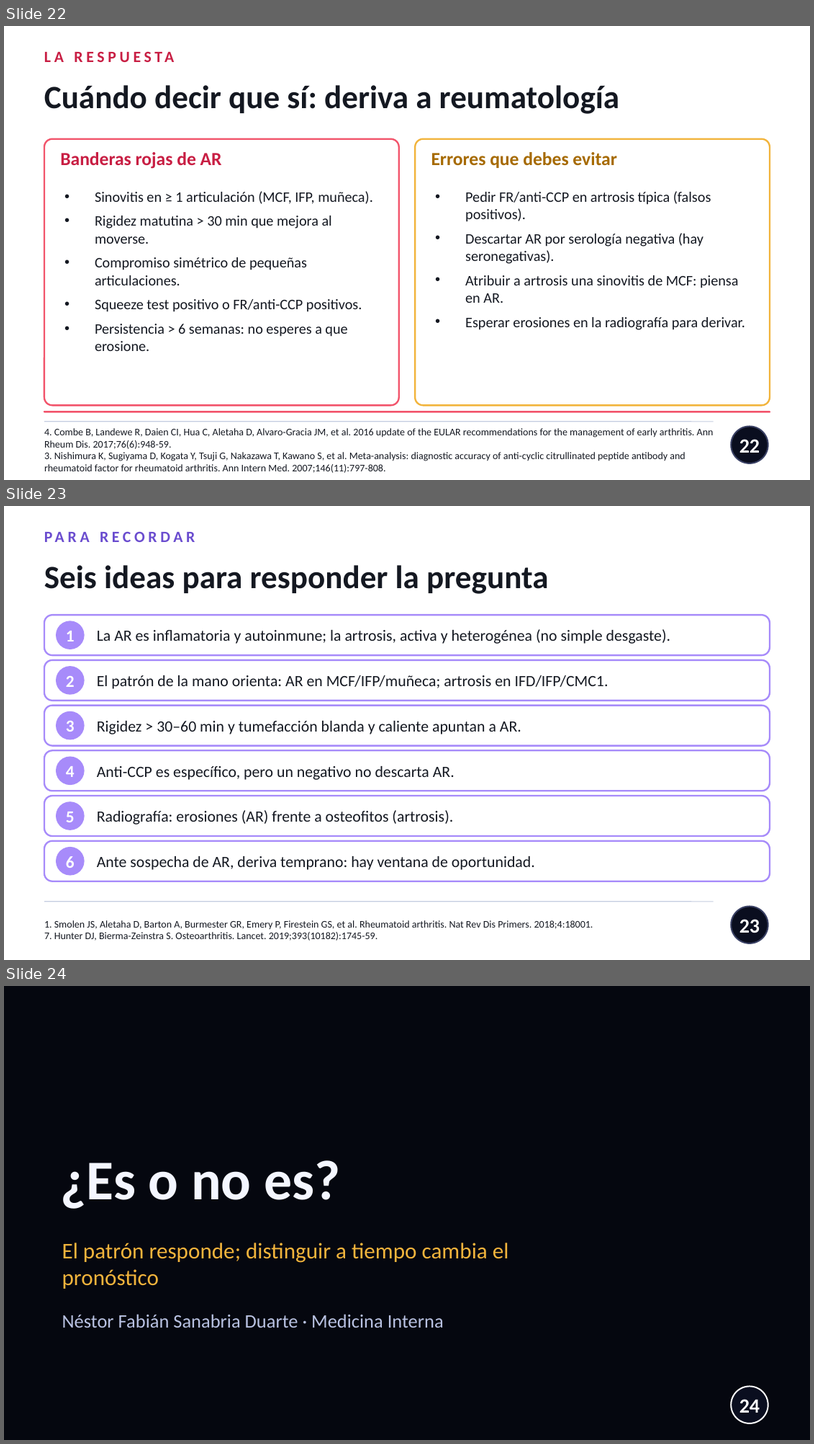
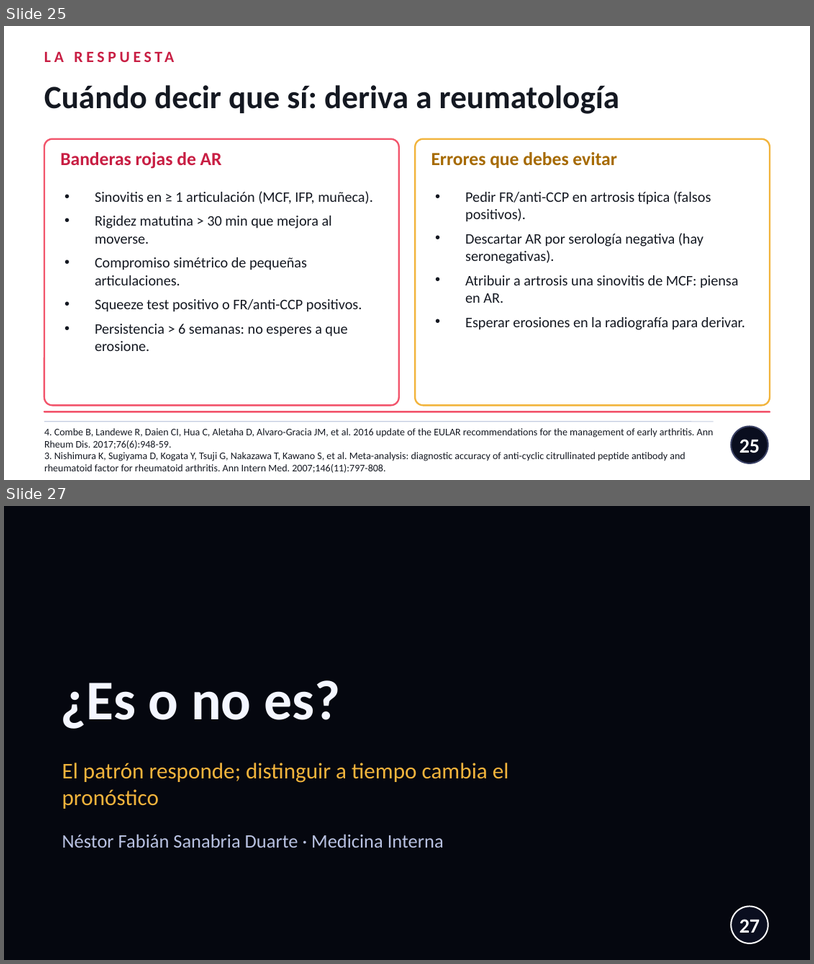
Before and after one commit to nestor120512/nes, a slide deck: Dx_AR_vs_artrosis.pptx. Shown one above the other, each under a label of ours: slides 22, 23 and 24 before the commit, slides 25 and 27 after it; the slides between them are not shown. The pictures are 814x1444 and 814x964 pixels, drawn with LibreOffice and Linux fonts; fonts in the diff are those of the drawing; background and template pictures are left out. Boxes give left, top, right and bottom in pixels: in the first picture for what was removed or moved away, otherwise in the second. Text is boxed around its words. In the diff, an @@ line names an element or a change of style, - is before the commit and + after.

```diff
--- a/Dx_AR_vs_artrosis.pptx
+++ b/Dx_AR_vs_artrosis.pptx
@@ slide 23 removed at <box>4,506,810,960</box>, background #FFFFFF @@
@@ text removed at <box>44,524,738,548</box> @@
-PARA RECORDAR
@@ text removed at <box>44,565,548,594</box> @@
-Seis ideas para responder la pregunta
@@ rounded rectangle removed at <box>44,615,770,655</box> @@
@@ ellipse removed at <box>57,621,84,649</box> @@
@@ text removed at <box>66,631,75,641</box> @@
-1
@@ text removed at <box>97,629,671,644</box> @@
-La AR es inflamatoria y autoinmune; la artrosis, activa y heterogénea (no simple desgaste).
@@ rounded rectangle removed at <box>44,660,770,700</box> @@
@@ ellipse removed at <box>57,667,84,694</box> @@
@@ text removed at <box>66,676,75,687</box> @@
-2
@@ text removed at <box>97,675,609,689</box> @@
-El patrón de la mano orienta: AR en MCF/IFP/muñeca; artrosis en IFD/IFP/CMC1.
@@ rounded rectangle removed at <box>44,705,770,746</box> @@
@@ ellipse removed at <box>57,712,84,739</box> @@
@@ text removed at <box>66,721,75,731</box> @@
-3
@@ text removed at <box>97,721,522,734</box> @@
-Rigidez > 30–60 min y tumefacción blanda y caliente apuntan a AR.
@@ rounded rectangle removed at <box>44,750,770,790</box> @@
@@ ellipse removed at <box>57,757,84,784</box> @@
@@ text removed at <box>66,766,75,777</box> @@
-4
@@ text removed at <box>97,766,455,780</box> @@
-Anti-CCP es específico, pero un negativo no descarta AR.
@@ rounded rectangle removed at <box>44,795,770,836</box> @@
@@ ellipse removed at <box>57,802,84,829</box> @@
@@ text removed at <box>66,811,75,822</box> @@
-5
@@ text removed at <box>97,810,453,824</box> @@
-Radiografía: erosiones (AR) frente a osteofitos (artrosis).
@@ rounded rectangle removed at <box>44,841,770,881</box> @@
@@ ellipse removed at <box>57,847,84,875</box> @@
@@ text removed at <box>66,856,75,867</box> @@
-6
@@ text removed at <box>97,856,535,870</box> @@
-Ante sospecha de AR, deriva temprano: hay ventana de oportunidad.
@@ line removed from (44, 901) to (714, 901) @@
@@ ellipse removed at <box>731,906,769,943</box> @@
@@ text removed at <box>44,920,594,940</box> @@
-1. Smolen JS, Aletaha D, Barton A, Burmester GR, Emery P, Firestein GS, et al. Rheumatoid arthritis. Nat Rev Dis Primers. 2018;4:18001.
-7. Hunter DJ, Bierma-Zeinstra S. Osteoarthritis. Lancet. 2019;393(10182):1745-59.
@@ page number removed at <box>740,919,760,932</box> @@
-23
@@ what was slide 22 is now slide 25 @@
@@ page number at <box>740,439,760,452</box>: text changed @@
-22
+25
@@ what was slide 24 is now slide 27 @@
@@ page number at <box>740,919,760,932</box>: text changed @@
-24
+27
```
Also in this commit, not shown: 1 slide changed, 4 slides added.
